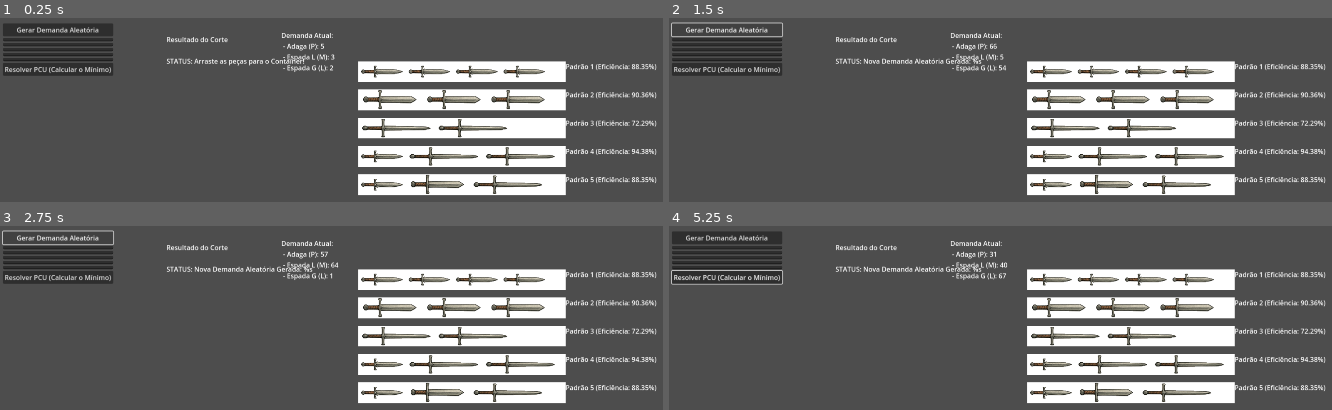
Above: before the commit, frames 1-4 (two rows, left to right).
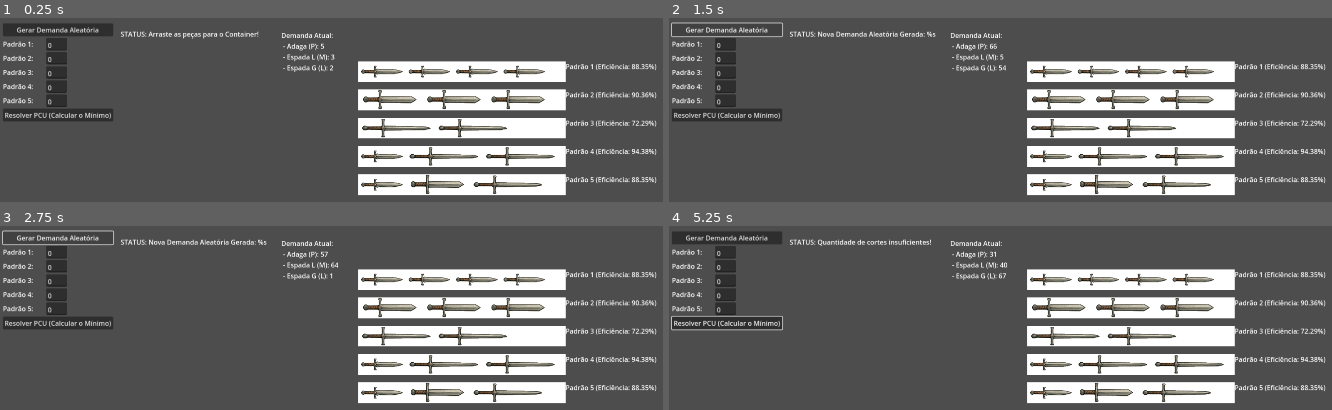
Above: after the commit, the same moments.

Repository: VitaumOS/Jogo_IC-Godot
Game: Godot game, scene res://scene/Cena_1.tscn
Same seed, same stepped clock (60 frames per second), same inputs: the game is played once before the commit and once after it.
Inputs (mouse positions are in pixels of both pictures, inside the frame that each line leads up to):
- Up to frame 1 (0.25 s): no input
- Up to frame 2 (1.5 s): click "Resolver PCU (Calcular o Míni…" at 0.5 s; click "Gerar Demanda Aleatória" at 1.25 s
- Up to frame 3 (2.75 s): click "Gerar Demanda Aleatória" at 2 s
- Up to frame 4 (5.25 s): click "Resolver PCU (Calcular o Míni…" at 2.75 s; click "Gerar Demanda Aleatória" at 3.5 s; click "Resolver PCU (Calcular o Míni…" at 4.25 s; tap Enter at 5 s; move the mouse to (outside the picture) at 5.02 s; click (outside the picture) at 5.17 s

The runs differ from the first frame. In frame 1, 4.6% of the frame differs, in the area x 0-46%, y 7-56%; in frame 2, 4.6%; in frame 3, 4.6%; in frame 4, 5.0%, in the area x 0-48%, y 7-58%.

Commit message:
Atualizações: controle de cortes para o usuário e comparação com a solução ótima

Diff:
--- a/pulp_solution.json
+++ b/pulp_solution.json
@@ -1,9 +1,9 @@
 {
     "status": "Optimal",
-    "chapas_usadas": 38,
+    "chapas_usadas": 34,
     "plano_corte": {
-        "Padr\u00e3o_1": 5,
-        "Padr\u00e3o_2": 20,
-        "Padr\u00e3o_4": 13
+        "Padr\u00e3o_1": 9,
+        "Padr\u00e3o_2": 2,
+        "Padr\u00e3o_4": 23
     }
 }
--- a/scene/Cena_1.tscn
+++ b/scene/Cena_1.tscn
@@ -28,10 +28,10 @@
 [node name="FeedbackLabel" type="Label" parent="UI"]
 layout_mode = 1
 anchors_preset = -1
-anchor_left = 7.925
-anchor_top = 0.425
-anchor_right = 7.925
-anchor_bottom = 0.5
+anchor_left = 7.25
+anchor_top = 0.675
+anchor_right = 7.25
+anchor_bottom = 0.75
 offset_right = 40.0
 offset_bottom = 20.0
 metadata/_edit_use_anchors_ = true
--- a/script/Main.gd
+++ b/script/Main.gd
@@ -1,6 +1,5 @@
 # Main.gd
 extends Node2D
-
 
 # Cenas Exportadas
 @export var cena_peca: PackedScene
@@ -10,25 +9,27 @@
 # Referências de Nós (@onready)
 @onready var retangulo_container: ColorRect = $Container
 @onready var pai_pecas: Node2D = $RectanglesParent
+
 @onready var rotulo_feedback: Label = $UI/FeedbackLabel
 @onready var vbox_pecas_disponiveis: VBoxContainer = $UI/AvailablePiecesVBox
 @onready var vbox_padroes_salvos: VBoxContainer = $UI/PadraoCorteSalvo
-@onready var rotulo_demanda: Label = $UI/DemandaLabel # Rótulo para mostrar a demanda
+@onready var rotulo_demanda: Label = $UI/DemandaLabel
 
 # Variáveis
 var largura_container: float
 var largura_total_atual: float = 0.0
-var pecas_encaixadas: Array[PieceScript] = [] # Mantido, mas não usado na nova lógica
+var pecas_encaixadas: Array[PieceScript] = []
 var botao_visivel: bool
-var padroes_corte_salvos: Array = [] # Dicionários de dados para exibição
-var padroes_corte_salvos_valor: Array = [] # Array de Arrays numéricos [[4,0,0], [0,3,0], [0,0,2]]
-var padroes_selecionados: Array = [] # Índices dos padrões ativos (0, 1, 2, ...)
+var padroes_corte_salvos: Array = []
+var padroes_corte_salvos_valor: Array = []
+var padroes_selecionados: Array = []
+var text_edits_padroes: Array[TextEdit] = []
 
 var PYTHON_PATH = ProjectSettings.globalize_path("res://PythonFiles/venv/Scripts/python.exe")
 var PYTHON_SCRIPT = ProjectSettings.globalize_path("res://PythonFiles/resolve_pcu_pl.py")
-const OUTPUT_FILE_NAME = "res://pulp_solution.json" # Mudando para user:// para garantir escrita
-
-var demanda: Array = [5, 3, 2] # Adaga(P), Espada L(M), Espada G(L)
+const OUTPUT_FILE_NAME = "res://pulp_solution.json"
+
+var demanda: Array = [5, 3, 2]
 
 # Dados das Peças
 var pecas_disponiveis: Array = [
@@ -38,7 +39,6 @@
 ]
 
 func _criar_padroes_automaticos():
-	# Padrões automáticos que você solicitou: [4,0,0], [0,3,0], [0,0,2]
 	var padroes_iniciais = [
 		[4, 0, 0], # Padrão 1
 		[0, 3, 0], # Padrão 2
@@ -61,10 +61,9 @@
 		var dados_padrao = {
 			"largura": largura_ocupada,
 			"eficiencia": (largura_ocupada / largura_container) * 100.0,
-			"pecas": [], # Lista de peças para exibição visual (apenas ilustrativo)
+			"pecas": [],
 			"nome": "Padrão %d" % (i + 1)
 		}
-
 		# Populando a lista 'pecas' para a exibição visual
 		for j in range(padrao_numerico.size()):
 			var tipo_peca = pecas_disponiveis[j]
@@ -84,15 +83,13 @@
 func _on_gerar_demanda_aleatoria_pressed():
 	var nova_demanda: Array = []
 	for _i in range(pecas_disponiveis.size()):
-		# Gera demanda aleatória entre 1 e 10 para cada tipo de peça
+		# Gera demanda aleatória entre 0 e 70 para cada tipo de peça
 		nova_demanda.append(randi_range(0, 70))
 
 	demanda = nova_demanda
 
 	_atualizar_texto_resultado("Nova Demanda Aleatória Gerada: %s" % demanda)
 	_atualizar_rotulo_demanda()
-
-
 
 func _atualizar_rotulo_demanda():
 	var texto_demanda = "Demanda Atual:\n"
@@ -101,7 +98,6 @@
 		texto_demanda += " - %s: %d\n" % [nome_peca, demanda[i]]
 	rotulo_demanda.text = texto_demanda
 
-# --- MODIFICAÇÕES NAS FUNÇÕES EXISTENTES ---
 
 func _ready():
 	add_to_group("main_logic")
@@ -113,24 +109,19 @@
 	retangulo_container.color = Color.WHITE
 	retangulo_container.position = Vector2(300, 100)
 
-
-
-	# CRIAÇÃO AUTOMÁTICA DOS PADRÕES
 	_criar_padroes_automaticos()
 
 	_configurar_botoes_ui()
 	_reiniciar_jogo() # Limpa as peças, mas não a UI
 	_atualizar_rotulo_demanda()
 
-# ESTA FUNÇÃO É REMOVIDA
-# func cria_padraocorte(padrao): pass
 
 func _configurar_botoes_ui():
 	# Limpa botões antigos
 	for child in vbox_pecas_disponiveis.get_children():
 		child.queue_free()
 
-	# 1. Botão de Gerar Demanda Aleatória
+	#Botão de Gerar Demanda Aleatória
 	var botao_demanda: Button = cena_botao_ui.instantiate()
 	botao_demanda.text = "Gerar Demanda Aleatória"
 	botao_demanda.pressed.connect(_on_gerar_demanda_aleatoria_pressed)
@@ -138,9 +129,24 @@
 
 	#Selecionar a quantidade de vezes que vai cortar tal padrão
 	for i in range(padroes_corte_salvos.size()):
-		var barra_selecao = TextEdit.new()
-		barra_selecao.size.y = 200
-		vbox_pecas_disponiveis.add_child(barra_selecao)
+		var dados_padrao = padroes_corte_salvos[i]
+
+		var hbox = HBoxContainer.new()
+		hbox.alignment = HBoxContainer.ALIGNMENT_BEGIN
+
+		var rotulo_padrao = Label.new()
+		rotulo_padrao.text = "%s:" % dados_padrao.nome
+		rotulo_padrao.custom_minimum_size.x = 100 # Garante alinhamento
+		hbox.add_child(rotulo_padrao)
+
+		var text_edit = TextEdit.new()
+		text_edit.text = "0"
+		text_edit.custom_minimum_size = Vector2(50, 30)
+		hbox.add_child(text_edit)
+
+		# Armazena a referência
+		text_edits_padroes.append(text_edit)
+		vbox_pecas_disponiveis.add_child(hbox)
 
 	#Botão de Resolução do PCU
 	var botao_resolver_pcu: Button = cena_botao_ui.instantiate()
@@ -153,7 +159,43 @@
 	separador.custom_minimum_size = Vector2(0, 10)
 	vbox_pecas_disponiveis.add_child(separador)
 
+
+func verifica_cortes_usuario() -> bool:
+	var total_produzido: Array = []
+	for i in range(demanda.size()):
+		total_produzido.append(0)
+
+	for i in range(text_edits_padroes.size()):
+		var text_edit = text_edits_padroes[i]
+		var texto_uso = text_edit.text.strip_edges().split("\n")[0]
+
+		var qtd_uso: int = 0
+		if texto_uso.is_valid_int():
+			qtd_uso = clampi(texto_uso.to_int(), 0, 999)
+
+		var composicao_padrao = padroes_corte_salvos_valor[i]
+
+		for j in range(composicao_padrao.size()):
+			total_produzido[j] += composicao_padrao[j] * qtd_uso
+	for i in range(demanda.size()):
+		var qtd_necessaria = demanda[i]
+		var qtd_feita = total_produzido[i]
+		if qtd_feita < qtd_necessaria:
+			return false
+	return true
+
+
+
 func _resolver_pcu():
+
+	if !verifica_cortes_usuario():
+		var resultado_erro = "Quantidade de cortes insuficientes!"
+		_atualizar_texto_resultado(resultado_erro)
+		return
+
+	var chapas_totais_jogador = 0
+	for i in text_edits_padroes:
+		chapas_totais_jogador += int(i.text)
 
 	var padroes_para_resolver: Array = []
 	for index in padroes_selecionados:
@@ -209,14 +251,14 @@
 					if uso > 0:
 						texto_resultado += " - %s: %d vezes\n" % [nome_padrao_display, uso]
 
-			var chapas_cortadas_pelo_jogador = 2
+
 			var proximidade = 0.0
 
-			if chapas_cortadas_pelo_jogador >= z_otimo_pulp:
-				proximidade = (float(z_otimo_pulp) / float(chapas_cortadas_pelo_jogador)) * 100.0
+			if chapas_totais_jogador >= z_otimo_pulp:
+				proximidade = (float(z_otimo_pulp) / float(chapas_totais_jogador)) * 100.0
 
 			texto_resultado += "\nAnálise de Eficiência \n"
-			texto_resultado += "Chapas Cortadas: %d\n" % chapas_cortadas_pelo_jogador
+			texto_resultado += "Chapas Cortadas: %d\n" % chapas_totais_jogador
 			texto_resultado += "Proximidade do Ótimo (Z): %.2f%%\n" % proximidade
 
 			_atualizar_texto_resultado(texto_resultado)
@@ -284,11 +326,7 @@
 	if is_instance_valid(retangulo_container):
 		largura_container = retangulo_container.size.x
 
-
-	var texto_resultado = "Resultado do Corte\n"
-
+	var texto_resultado = ""
 	if mensagem_status:
-		texto_resultado += "\nSTATUS: %s" % mensagem_status
-
+		texto_resultado += "STATUS: %s" % mensagem_status
 	rotulo_feedback.text = texto_resultado
-	rotulo_feedback.position = Vector2(400, 40)
--- a/script/Piece.gd
+++ b/script/Piece.gd
@@ -40,29 +40,3 @@
 		visual_sprite.scale = Vector2(largura_peca / tamanho_textura.x, comprimento_peca / tamanho_textura.y)
 	# 3. Centraliza o sprite
 	visual_sprite.position = Vector2(largura_peca / 2.0, comprimento_peca / 2.0)
-
-
-func _input(event: InputEvent):
-	if event is InputEventMouseButton and event.button_index == MOUSE_BUTTON_LEFT:
-		var posicao_mouse = get_global_mouse_position()
-		var retangulo_peca = Rect2(global_position, Vector2(largura_peca, comprimento_peca))
-		if retangulo_peca.has_point(posicao_mouse):
-			if event.pressed:
-				# Início do clique
-				if esta_no_container:
-					emit_signal("peca_removida", self)
-					queue_free()
-				else:
-					# Inicia o arrasto
-					arrastando = true
-					deslocamento_arrasto = global_position - posicao_mouse
-			elif arrastando:
-				# Fim do arrasto: Tenta encaixar
-				arrastando = false
-				var no_principal = get_tree().get_first_node_in_group("main_logic")
-				if no_principal:
-					no_principal._tentar_encaixar_peca(self)
-
-func _process(delta):
-	if arrastando:
-		global_position = get_global_mouse_position() + deslocamento_arrasto # <--- ACESSO CORRIGIDO
Not shown, changed: PythonFiles/resolve_pcu_pl.py
